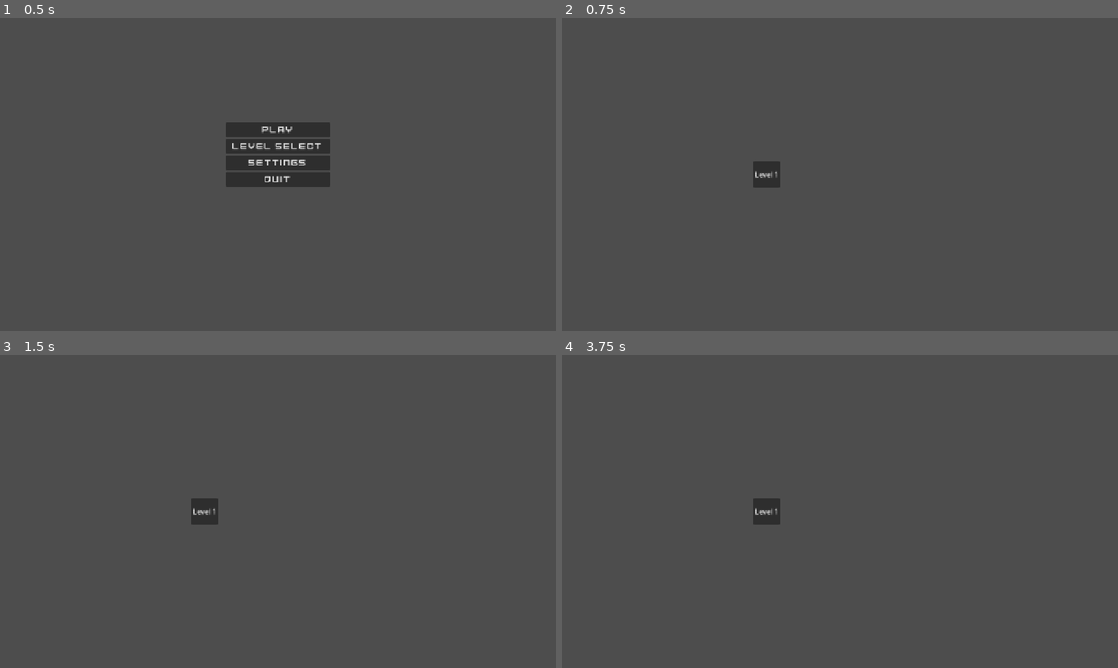
Above: before the commit, frames 1-4 (two rows, left to right).
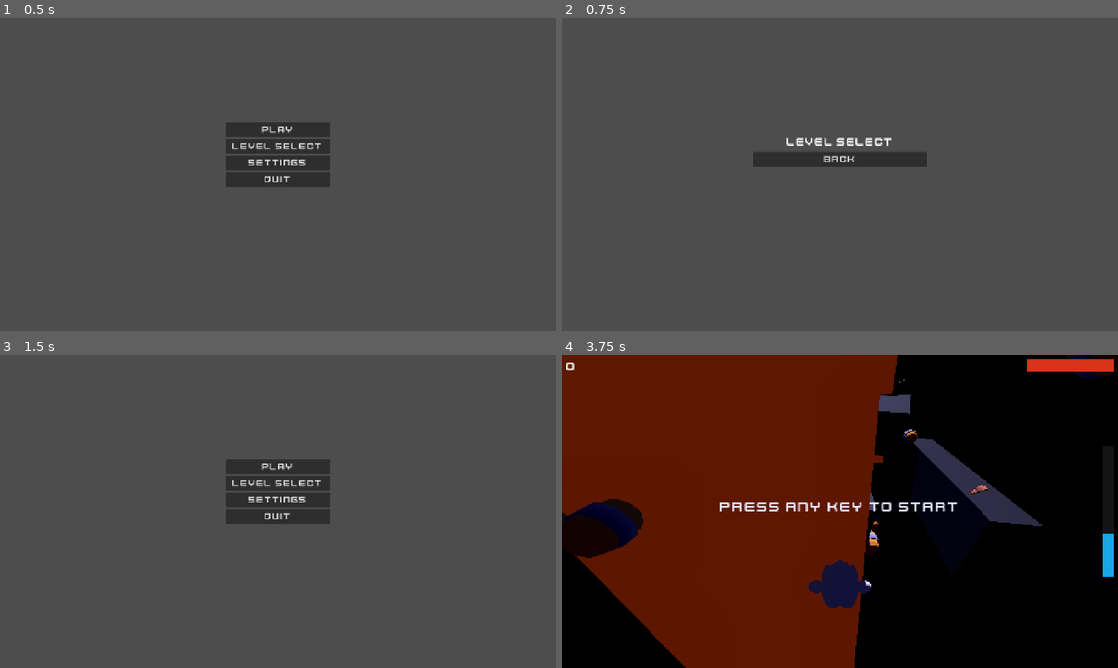
Above: after the commit, the same moments.

Repository: Dinozor/space-jumper
Game: Godot game, scene res://game/main/main.tscn
Same seed, same stepped clock (60 frames per second), same inputs: the game is played once before the commit and once after it.
Inputs (mouse positions are in pixels of both pictures, inside the frame that each line leads up to):
- Up to frame 1 (0.5 s): no input
- Up to frame 2 (0.75 s): click "Level Select" at 0.5 s
- Up to frame 3 (1.5 s): click (278, 495) at 1.25 s, where only the run after the commit has a clickable "Back"
- Up to frame 4 (3.75 s): click (767, 511) at 2 s, where only the run before the commit has a clickable "Level 1"; click (767, 511) at 2.75 s, where only the run before the commit has a clickable "Level 1"; click (840, 467) at 3.5 s, where only the run after the commit has a clickable "Play"

Frame 1 is identical in both runs. In frame 2, 1.9% of the frame differs, in the area x 34-66%, y 38-55%; in frame 3, 3.7%; in frame 4, 100%, in the area x 0-100%, y 0-100%.

Commit message:
feat(menu): level select reads LevelData from GameState, adds Back button
Replaced hardcoded unlocked-ID iteration with a loop over GameState.levels
(already populated by LevelLoader.load_all()). Buttons now show
LevelData.display_name, fall back to "Level N" if blank. Clicking a button
sets GameState.current_level before navigating to the game scene.

Added title label and Back button to the screen; restructured the .tscn
around a VBoxContainer to accommodate the new layout.

Co-Authored-By: Claude Sonnet 4.6 <noreply@anthropic.com>

Diff:
--- a/game/menu/level_select.gd
+++ b/game/menu/level_select.gd
@@ -1,20 +1,54 @@
 class_name LevelSelect
 extends Control
 
-## Level selection screen. Populates buttons from GameState unlocked levels.
+## Level selection screen. Populates buttons from LevelLoader data via GameState.
 
 signal level_chosen(level_id: int)
 
-@onready var _button_container: HBoxContainer = $ButtonContainer
+const _FONT: FontFile = preload("res://assets/kenney/ui/fonts/Kenney Future.ttf")
+
+@onready var _title: Label = $VBox/Title
+@onready var _button_container: HBoxContainer = $VBox/ButtonContainer
+@onready var _back_button: Button = $VBox/BackButton
 
 
 func _ready() -> void:
+	_style_label(_title, 26)
+	_style_button(_back_button)
+	_back_button.pressed.connect(_on_back_pressed)
 	_populate_buttons()
 
 
 func _populate_buttons() -> void:
-	for id: int in GameState.unlocked_levels:
-		var btn := Button.new()
-		btn.text = "Level %d" % (id + 1)
-		btn.pressed.connect(func() -> void: level_chosen.emit(id))
+	for level: LevelData in GameState.levels:
+		if level.level_id not in GameState.unlocked_levels:
+			continue
+		var btn: Button = Button.new()
+		btn.text = (
+			level.display_name if level.display_name != "" else "Level %d" % (level.level_id + 1)
+		)
+		_style_button(btn)
+		btn.pressed.connect(func() -> void: _on_level_chosen(level.level_id))
 		_button_container.add_child(btn)
+
+
+func _style_label(label: Label, font_size: int) -> void:
+	label.add_theme_font_override("font", _FONT)
+	label.add_theme_font_size_override("font_size", font_size)
+
+
+func _style_button(btn: Button) -> void:
+	btn.add_theme_font_override("font", _FONT)
+	btn.add_theme_font_size_override("font_size", 22)
+
+
+func _on_level_chosen(level_id: int) -> void:
+	AudioManager.play_button()
+	GameState.current_level = level_id
+	level_chosen.emit(level_id)
+	get_tree().change_scene_to_file("res://game/gameplay/game.tscn")
+
+
+func _on_back_pressed() -> void:
+	AudioManager.play_button()
+	get_tree().change_scene_to_file("res://game/menu/main_menu.tscn")
--- a/game/menu/level_select.tscn
+++ b/game/menu/level_select.tscn
@@ -7,12 +7,24 @@
 anchor_bottom = 1.0
 script = ExtResource("Script_1")
 
-[node name="ButtonContainer" type="HBoxContainer" parent="."]
+[node name="VBox" type="VBoxContainer" parent="."]
 anchor_left = 0.5
 anchor_top = 0.5
 anchor_right = 0.5
 anchor_bottom = 0.5
 offset_left = -200.0
-offset_top = -30.0
+offset_top = -90.0
 offset_right = 200.0
-offset_bottom = 30.0
+offset_bottom = 90.0
+
+[node name="Title" type="Label" parent="VBox"]
+layout_mode = 2
+text = "LEVEL SELECT"
+horizontal_alignment = 1
+
+[node name="ButtonContainer" type="HBoxContainer" parent="VBox"]
+layout_mode = 2
+
+[node name="BackButton" type="Button" parent="VBox"]
+layout_mode = 2
+text = "Back"
Not shown, changed: TODO.md
